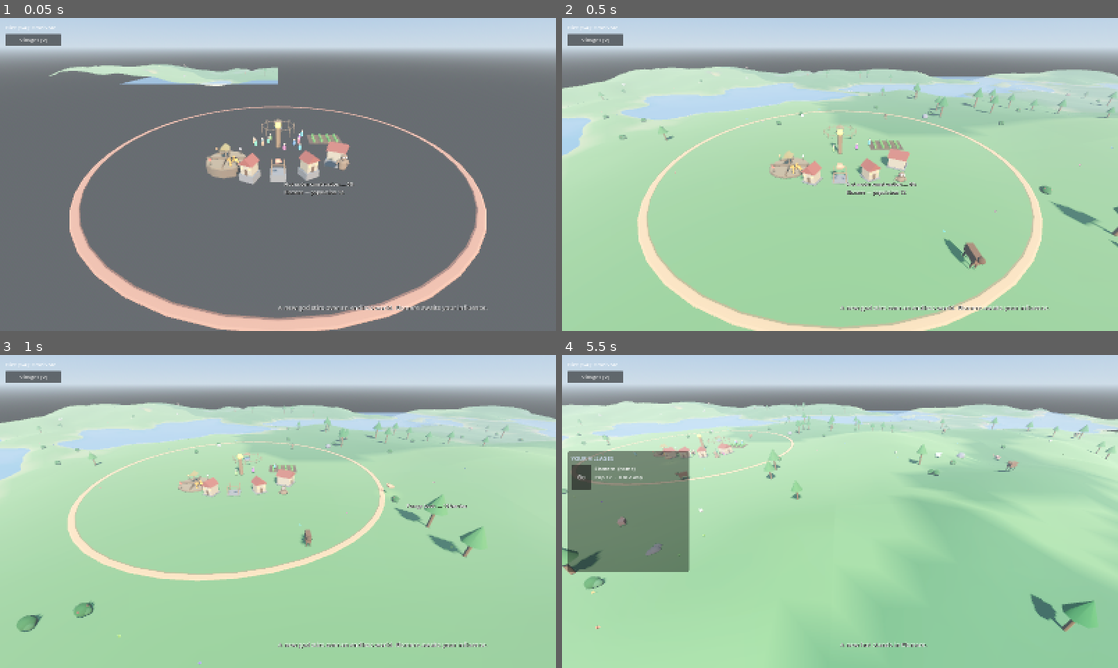
Above: before the commit, frames 1-4 (two rows, left to right).
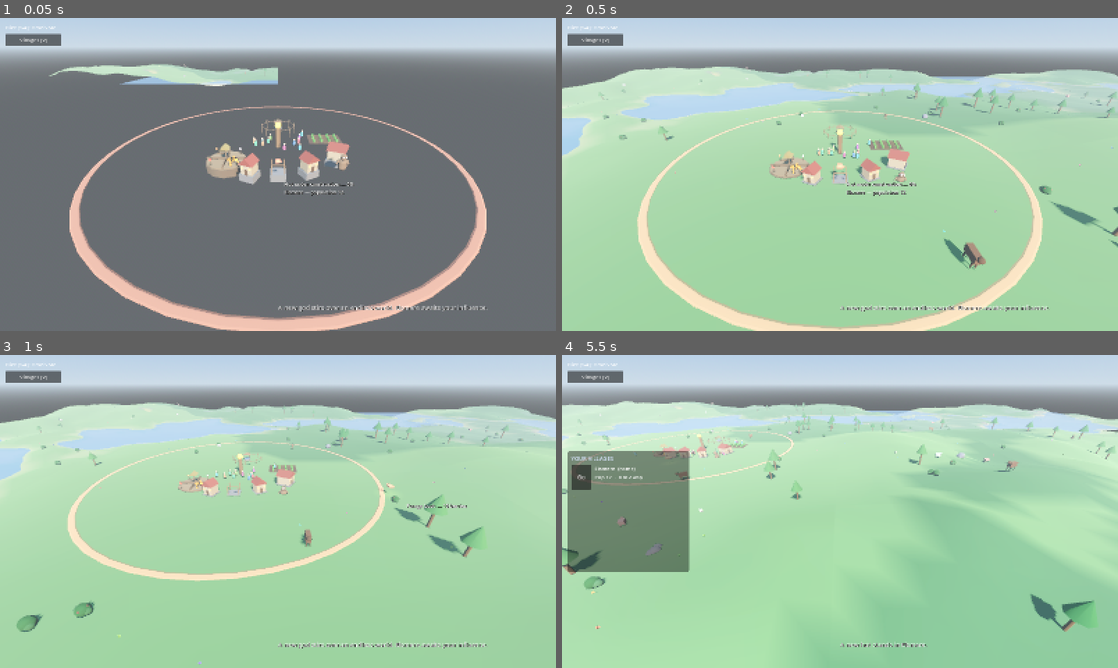
Above: after the commit, the same moments.

Repository: tjloman/tjloman
Game: Godot game, scene res://scenes/main.tscn
Two runs of this game, one before a commit and one after it. Both use one fixed random seed, a clock stepped at 60 frames per second and the inputs below.
Inputs (mouse positions are in pixels of both pictures, inside the frame that each line leads up to):
- Up to frame 1 (0.05 s): no input
- Up to frame 2 (0.5 s): no input
- Up to frame 3 (1 s): move the mouse to (400, 495) at 0.52 s; hold Right from 0.53 s (still down); hold S (cam_back) from 0.53 s (still down); click (400, 495) at 0.67 s
- Up to frame 4 (5.5 s): release Right at 1.25 s; release S (cam_back) at 1.25 s; drag from (728, 527) to (812, 574) at 1.27 s; click "Villages [V]" at 2 s; click "Go" at 2.75 s; click "Go" at 3.5 s; move the mouse to (895, 442) at 4.27 s; hold Right 4.28-5 s; hold A (cam_left) 4.28-5 s; drag from (812, 574) to (673, 464) at 5.02 s

Frame 1 is identical in both runs. In frame 2, 0.1% of the frame differs, in the area x 33-92%, y 16-45%; in frame 3, less than 0.1%; in frame 4, less than 0.1%.

Commit message:
Simulation LOD + terrain-glue: fix warp fall-through and background lag
Two problems as the streamed world opens up:

Fall-through on warp — far entities sit beyond the loaded collision
terrain and were only kept up by an every-3-seconds "pop" watchdog, so
they were perpetually bobbing out there; warping in caught them mid-fall.
Now villagers and animals glue to the ANALYTIC terrain height every frame
(that height exists even where the collision chunk hasn't streamed in),
so they never leave the surface — no fall, no jarring snap-back.

Background lag — every villager, animal, and village ran full-rate
physics/bookkeeping regardless of distance, and Village._process rescans
the whole world's villager list each frame (worshipper count), so cost
climbed as more towns streamed in. Added simulation LOD: CameraRig
publishes its ground focus to GameState each frame, and Util.sim_stride
turns distance into a frame stride — entities and villages the player
isn't looking at update every 4th frame (past ~130m) or 10th (past
~260m), folding the skipped time into delta so they stay correct, just
cheaper. Nearby everything runs full-rate. Replaces the animals' old
hard 90m freeze with the same graceful throttle.

Co-Authored-By: Claude Opus 4.8 <noreply@anthropic.com>
Claude-Session: https://claude.ai/code/session_01NqBKfyc5c6bViy6kUi2S7P

Diff:
--- a/scripts/animals/animal.gd
+++ b/scripts/animals/animal.gd
@@ -76,6 +76,7 @@
 var _water_target := Vector3.INF
 var _bush: ForageBush = null
 var _action_time := 2.0
+var _sim_skip := 0
 var _state_time := 0.0
 var _prev_state := State.IDLE
 var _think_time := 0.0
@@ -156,12 +157,17 @@
 			die(false)  # returns to the earth, no butcher involved
 			return
 
-	# Far-off beasts stand still: the world shouldn't pay physics for what
-	# nobody can see. (Held/falling animals always simulate.)
+	# Simulation LOD: a beast the player isn't looking at runs on a slower
+	# clock — still alive and wandering, just updated every few frames with the
+	# skipped time folded into delta. (Held/falling always simulate full-rate.)
 	if state != State.HELD and state != State.FALLING:
-		var cam := get_viewport().get_camera_3d()
-		if cam != null and cam.global_position.distance_to(global_position) > 90.0:
-			return
+		var stride := Util.sim_stride(global_position)
+		if stride > 1:
+			_sim_skip += 1
+			if _sim_skip < stride:
+				return
+			delta *= _sim_skip
+			_sim_skip = 0
 
 	if _animator != null:
 		_animator.play(_anim_state())
@@ -482,6 +488,7 @@
 	velocity.z = dir.z * speed
 	velocity.y -= GRAVITY * delta
 	move_and_slide()
+	_stick_to_ground()
 	# Heads are modeled at +Z; look_at aims -Z. Look away from travel to face it.
 	look_at(global_position - Vector3(dir.x, 0, dir.z), Vector3.UP)
 	return false
@@ -492,6 +499,23 @@
 	velocity.z = 0
 	velocity.y -= GRAVITY * delta
 	move_and_slide()
+	_stick_to_ground()
+
+
+## Glue to the analytic terrain surface (which exists even where the collision
+## chunk hasn't streamed in) so far-off or just-warped-to beasts never fall
+## through unloaded ground. Skipped while held or in flight.
+func _stick_to_ground() -> void:
+	if state == State.HELD or state == State.FALLING:
+		return
+	var world := get_tree().get_first_node_in_group("world_gen") as WorldGen
+	if world == null:
+		return
+	var h := world.height_at(global_position.x, global_position.z)
+	if global_position.y < h - 0.3:
+		global_position.y = h
+		if velocity.y < 0.0:
+			velocity.y = 0.0
 
 
 func _ambient_sound(delta: float) -> void:
--- a/scripts/game_state.gd
+++ b/scripts/game_state.gd
@@ -36,6 +36,11 @@
 ## Player karma: -100 (monstrous) .. +100 (saintly). Actions move it;
 ## the hand and influence ring recolor from gold to blood-red.
 var alignment := 0.0
+
+## The camera's ground focus, published each frame by CameraRig. Distant
+## entities read it to throttle their own simulation — the farther from what
+## the player is looking at, the fewer physics frames they spend.
+var camera_focus := Vector3.ZERO
 
 
 func _process(delta: float) -> void:
--- a/scripts/player/camera_rig.gd
+++ b/scripts/player/camera_rig.gd
@@ -43,6 +43,7 @@
 
 
 func _process(delta: float) -> void:
+	GameState.camera_focus = global_position  # sim-LOD anchor for the whole world
 	if follow_target != null and is_instance_valid(follow_target):
 		var t := follow_target.global_position
 		global_position.x = lerpf(global_position.x, t.x, minf(delta * 4.0, 1.0))
--- a/scripts/util.gd
+++ b/scripts/util.gd
@@ -271,6 +271,22 @@
 		gi.visibility_range_end_margin = end_dist * 0.15
 
 
+## Simulation level-of-detail: how many physics frames an entity at `pos` may
+## skip between full updates, by distance from the camera's focus. Keeps a big
+## streamed world cheap — a crowd the player isn't looking at ticks coarsely
+## (still alive, just less often), while everything nearby runs full-rate.
+static func sim_stride(pos: Vector3) -> int:
+	var f := GameState.camera_focus
+	var dx := pos.x - f.x
+	var dz := pos.z - f.z
+	var d2 := dx * dx + dz * dz
+	if d2 > 260.0 * 260.0:
+		return 10
+	if d2 > 130.0 * 130.0:
+		return 4
+	return 1
+
+
 ## Simple billboard status label used above villagers/creature heads.
 ## Each is a transparent, camera-facing text quad — cheap alone, but a crowd
 ## of them is real overdraw on a tiled mobile GPU. So it only renders up
--- a/scripts/villager/villager.gd
+++ b/scripts/villager/villager.gd
@@ -99,6 +99,7 @@
 var _ground_check_time := randf_range(1.0, 3.0)
 var _wd_pos := Vector3.ZERO       # last spot we made real headway from
 var _wd_still := 0.0             # seconds of a travel state spent going nowhere
+var _sim_skip := 0               # physics frames skipped while far from the camera
 var _target_bush: ForageBush = null
 var _target_farm: Farm = null
 var _carrying_feed := false
@@ -165,10 +166,23 @@
 
 
 func _physics_process(delta: float) -> void:
+	# Simulation LOD: a villager the player isn't looking at runs on a slower
+	# clock — it still lives and works, just updated every few frames with the
+	# skipped time folded into delta. Held/falling always run full-rate so the
+	# hand stays responsive wherever it reaches.
+	if state != State.HELD and state != State.FALLING:
+		var stride := Util.sim_stride(global_position)
+		if stride > 1:
+			_sim_skip += 1
+			if _sim_skip < stride:
+				return
+			delta *= _sim_skip
+			_sim_skip = 0
 	# Dying suspends the whole normal life — they lie there, out of the fight,
 	# until healed/lifted back or the window closes.
 	if state == State.DYING:
 		_process_dying(delta)
+		_stick_to_ground()
 		return
 	_tick_lifecycle(delta)
 	_tick_needs(delta)
@@ -477,6 +491,24 @@
 			_try_conceive(delta)
 			if _action_time <= 0.0:
 				_decide()
+	_stick_to_ground()
+
+
+## Glue to the terrain SURFACE every frame (using the analytic height, which
+## exists even where the collision chunk hasn't streamed in). This is what
+## stops far-off — or just-warped-to — villagers from falling through unloaded
+## ground and being popped back up a second later; they simply never leave it.
+func _stick_to_ground() -> void:
+	if state == State.FALLING or state == State.HELD:
+		return
+	var world := _world()
+	if world == null:
+		return
+	var h := world.height_at(global_position.x, global_position.z)
+	if global_position.y < h - 0.3:  # tolerance clears resting offsets/mesh dips
+		global_position.y = h
+		if velocity.y < 0.0:
+			velocity.y = 0.0
 
 
 ## True while the villager is en route somewhere (as opposed to working,
--- a/scripts/world/village.gd
+++ b/scripts/world/village.gd
@@ -47,6 +47,7 @@
 var _ring_material: StandardMaterial3D
 var _pen_center := Vector3(0, 0, -11)
 var _housing_timer := 0.0
+var _sim_skip := 0                  # frames skipped while far from the camera
 var _breed_timer := 30.0
 
 
@@ -368,6 +369,16 @@
 
 
 func _process(delta: float) -> void:
+	# Simulation LOD: a village far from the camera runs its bookkeeping (prayer,
+	# belief, housing) on a slower clock — the per-frame worshipper scan is the
+	# priciest thing here, and distant towns needn't pay it every frame.
+	var stride := Util.sim_stride(global_position)
+	if stride > 1:
+		_sim_skip += 1
+		if _sim_skip < stride:
+			return
+		delta *= _sim_skip
+		_sim_skip = 0
 	var worshippers := 0
 	for v in my_villagers():
 		if v.is_worshipping():
Not shown, changed: .gdlintrc
